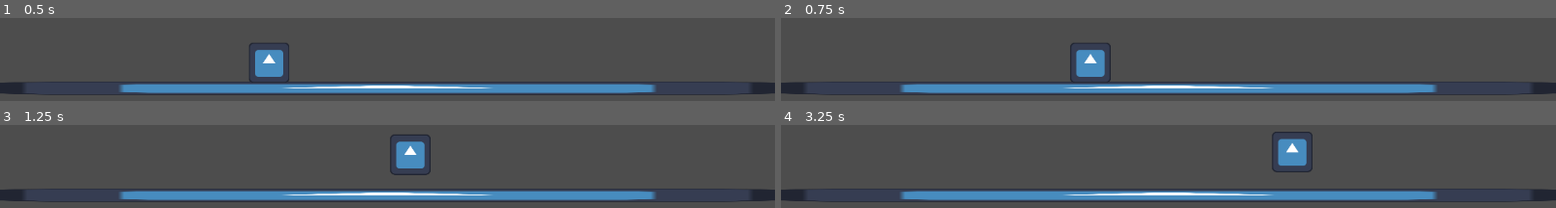
Above: before the commit, frames 1-4 (two rows, left to right).
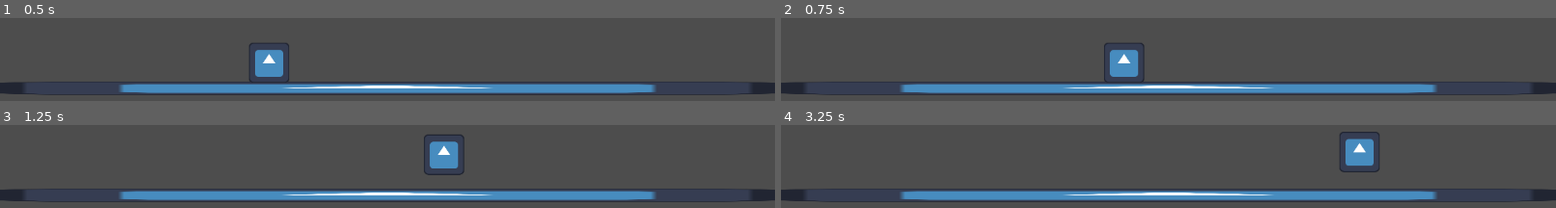
Above: after the commit, the same moments.

Repository: AnpilovAA/CSD-GameJam
Game: Godot game, scene res://main/main.tscn
Same seed, same stepped clock (60 frames per second), same inputs: the game is played once before the commit and once after it. The project has no main scene, so this scene is started directly. The engine's default icon, where the game draws it, is replaced by a stand-in: a white triangle on a blue panel in a dark square.
Inputs:
- Up to frame 1 (0.5 s): no input
- Up to frame 2 (0.75 s): tap Enter at 0.5 s; hold D (move_right) from 0.53 s (still down); tap Space (roll) at 0.6 s
- Up to frame 3 (1.25 s): keep holding D (move_right); tap W (jump) at 0.77, 0.8, 1.07 s
- Up to frame 4 (3.25 s): tap W (jump) at 1.35, 1.52, 1.82, 2.3, 3.02 s; tap Space (roll) at 1.55, 2.1, 2.85 s; release D (move_right) at 2.03 s; hold A (move_left) 2.03-2.78 s; hold D (move_right) from 2.78 s (still down)

Frame 1 is identical in both runs. In frame 2, 2.8% of the frame differs, in the area x 37-47%, y 30-77%; in frame 3, 3.0%; in frame 4, 3.2%, in the area x 63-78%, y 8-57%.

Commit message:
Реализовал уворот

Diff:
--- a/new-game-project/player/character_body_2d.gd
+++ b/new-game-project/player/character_body_2d.gd
@@ -3,6 +3,7 @@
 
 const SPEED = 300.0
 const JUMP_VELOCITY = -1800.0
+const ROLL = 50
 
 var screen_size
 
@@ -29,6 +30,13 @@
 	if Input.is_action_just_pressed("jump") and is_on_floor():
 		velocity.y = JUMP_VELOCITY
 
+	if Input.is_action_just_pressed("roll") and is_on_floor():
+		print("jump ", position.x)
+		if Input.is_action_pressed("move_right"):
+			position.x += ROLL
+			print("roll + rigth ", position)
+		if Input.is_action_pressed("move_left"):
+			position.x -= ROLL
 	# Get the input direction and handle the movement/deceleration.
 	# As good practice, you should replace UI actions with custom gameplay actions.
 	var direction := Input.get_axis("move_left", "move_right")
